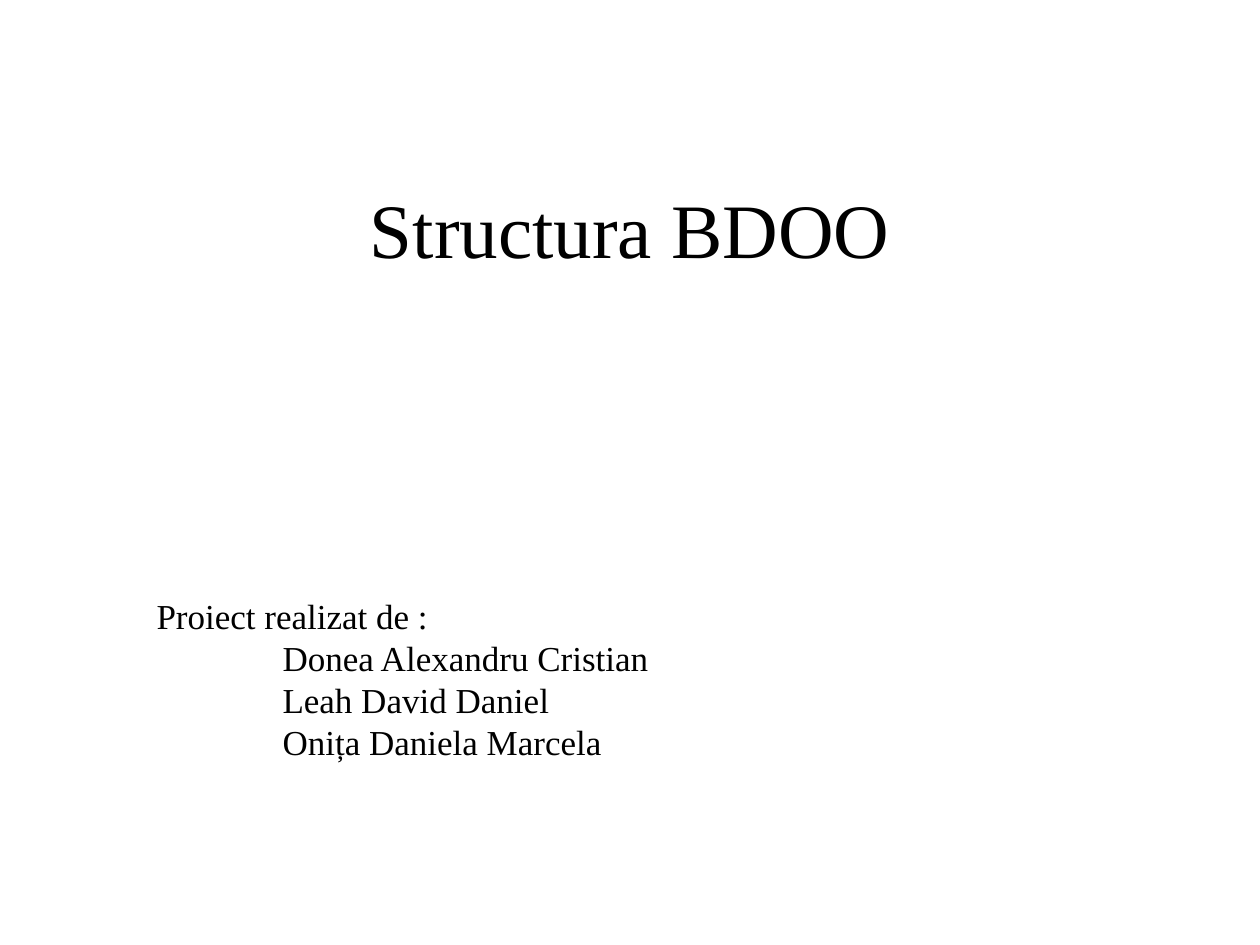
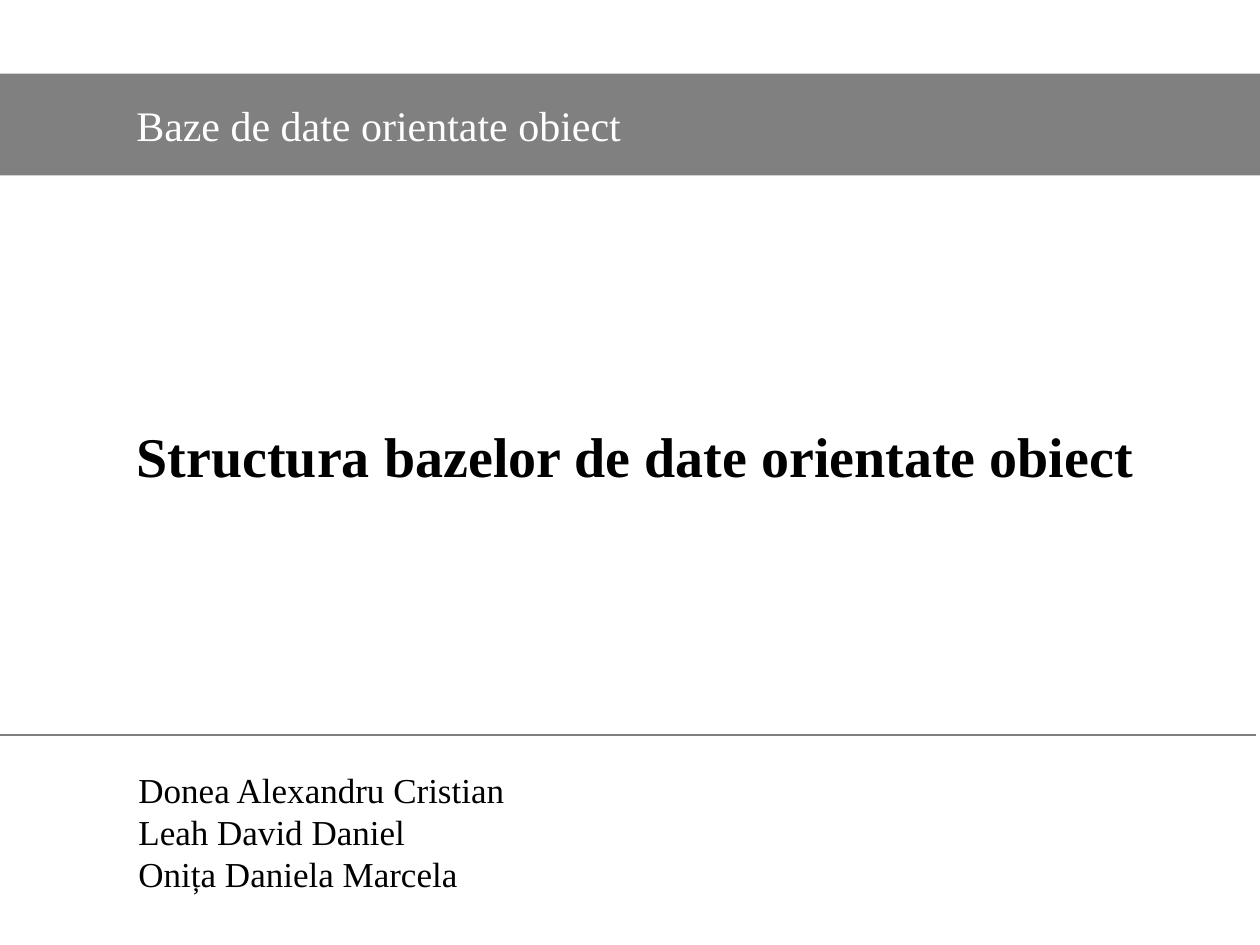
Before and after one commit to Dani25/BDOO, a slide deck: slide 1 of bdoo.pptx. Drawn at 1260x945 pixels with LibreOffice and Linux fonts; fonts in the diff are those of the drawing. Boxes give left, top, right and bottom in pixels: in the first picture for what was removed or moved away, otherwise in the second. Text is boxed around its words. In the diff, an @@ line names an element or a change of style, - is before the commit and + after.

```diff
--- a/bdoo.pptx
+++ b/bdoo.pptx
@@ rectangle added at <box>0,73,1260,175</box>, fill #808080, 24 pt, text #FFFFFF @@
+Baze de date orientate obiect
@@ title at <box>137,438,1133,478</box>: text changed; size 44 to 32 pt; bold on @@
-Structura BDOO
+Structura bazelor de date orientate obiect
@@ text at <box>157,604,409,630</box>: paragraph removed @@
-Proiect realizat de :
@@ line added from (0, 735) to (1256, 735), #7F7F7F 0.75 pt @@
@@ text "Donea Alexandru Cristian": place and size @@
-text "Donea Alexandru Cristian" at <box>157,604,648,762</box>
+text "Donea Alexandru Cristian" at <box>138,778,504,894</box>
```
Also in this commit, not shown: 20 other slides changed, 2 slides added, 2 slides removed.
